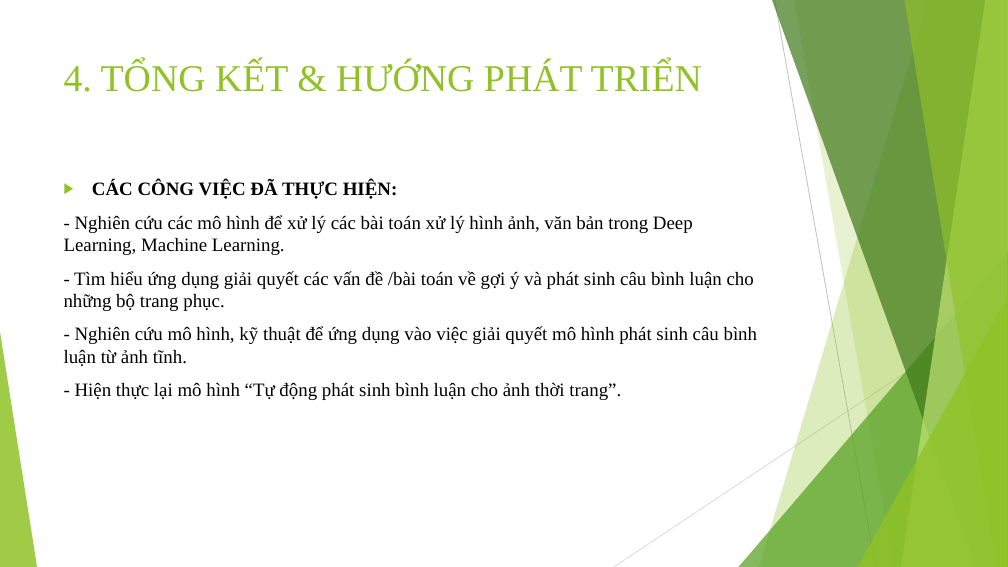
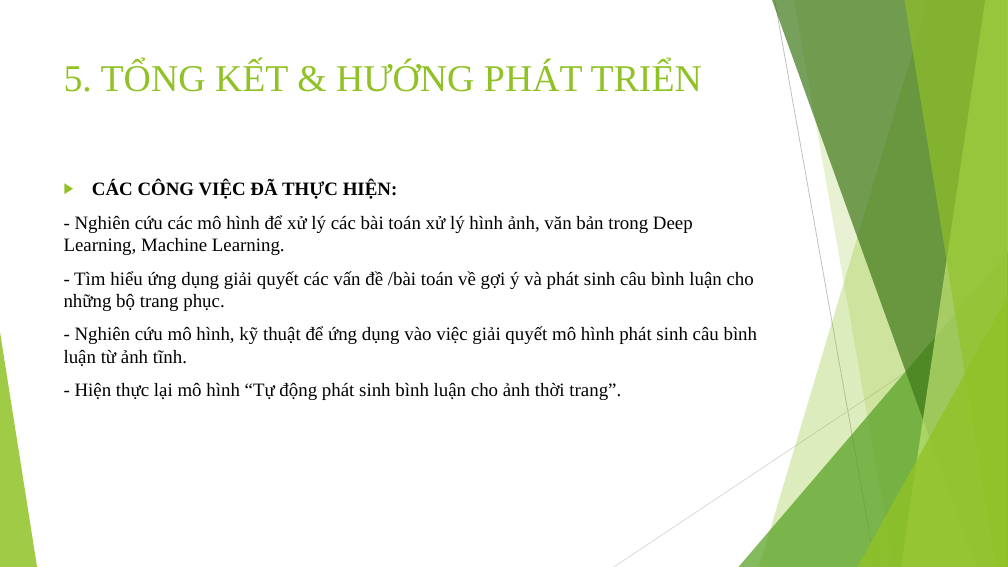
Before and after one commit to trungpham2701/TLCN-CommentGenerationForOutfit, a slide deck: slide 13 of BaoCaoTLCN.pptx (slide 11 before the commit). Drawn at 1008x567 pixels with LibreOffice and Linux fonts; fonts in the diff are those of the drawing. Boxes give left, top, right and bottom in pixels: in the first picture for what was removed or moved away, otherwise in the second. Text is boxed around its words. In the diff, an @@ line names an element or a change of style, - is before the commit and + after.

```diff
--- a/BaoCaoTLCN.pptx
+++ b/BaoCaoTLCN.pptx
@@ title at [64,62,702,92]: text changed @@
-4. TỔNG KẾT & HƯỚNG PHÁT TRIỂN
+5. TỔNG KẾT & HƯỚNG PHÁT TRIỂN
```
Also in this commit, not shown: 5 other slides changed, 3 slides added.
